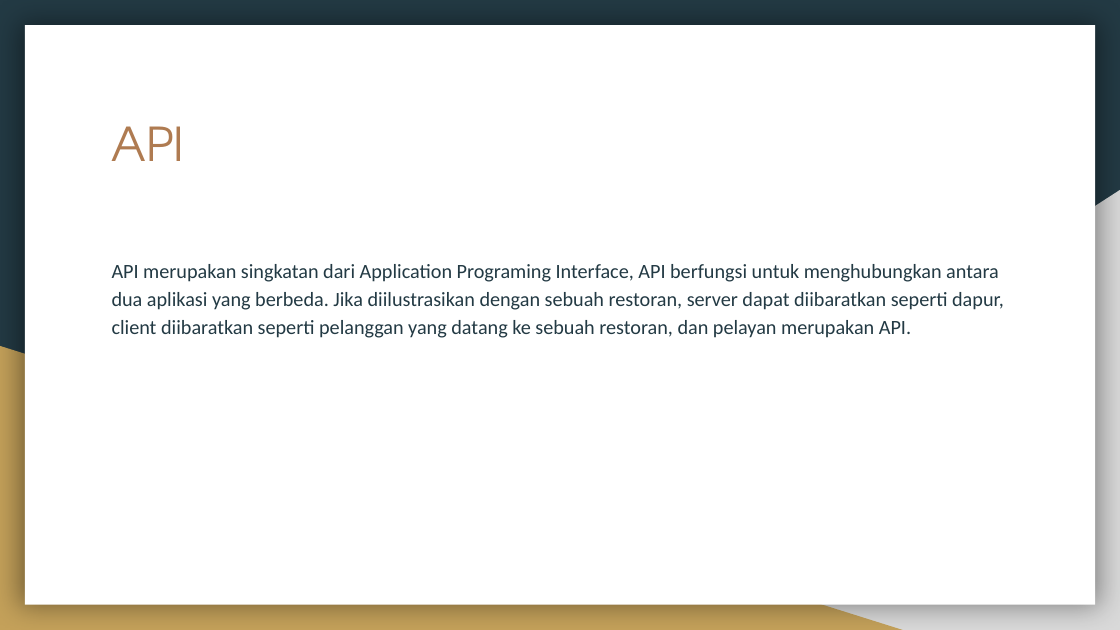
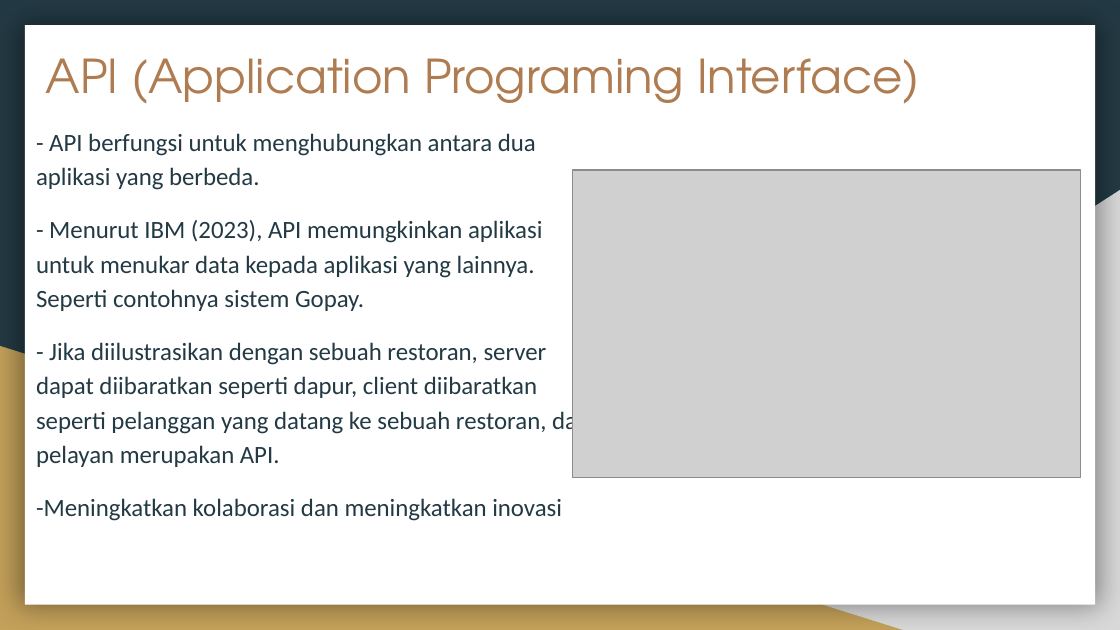
Before and after one commit to raihaneka50908/F_DSC2200908_08_Raihan_hate-speech_Platinum, a slide deck: slide 5 of Challenge Platinum_ Membuat API untuk Analisis Sentimen dan Laporan Analisis Data berdasarkan Sentimen.pptx. Drawn at 1120x630 pixels with LibreOffice and Linux fonts; fonts in the diff are those of the drawing; grey boxes stand for pictures. Boxes give left, top, right and bottom in pixels: in the first picture for what was removed or moved away, otherwise in the second. Text is boxed around its words. In the diff, an @@ line names an element or a change of style, - is before the commit and + after.

Commit message:
Update Challenge Platinum_ Membuat API untuk Analisis Sentimen dan Laporan Analisis Data berdasarkan Sentimen.pptx
finallll

```diff
--- a/Challenge Platinum_ Membuat API untuk Analisis Sentimen dan Laporan Analisis Data berdasarkan Sentimen.pptx
+++ b/Challenge Platinum_ Membuat API untuk Analisis Sentimen dan Laporan Analisis Data berdasarkan Sentimen.pptx
@@ title at (46,58,920,103): text changed @@
-API
+API (Application Programing Interface)
@@ text at (36,133,590,521): text changed; size 13 to 16 pt @@
-API merupakan singkatan dari Application Programing Interface, API berfungsi untuk menghubungkan antara dua aplikasi yang berbeda. Jika diilustrasikan dengan sebuah restoran, server dapat diibaratkan seperti dapur, client diibaratkan seperti pelanggan yang datang ke sebuah restoran, dan pelayan merupakan API.
+- API berfungsi untuk menghubungkan antara dua aplikasi yang berbeda.
+- Menurut IBM (2023), API memungkinkan aplikasi untuk menukar data kepada aplikasi yang lainnya. Seperti contohnya sistem Gopay.
+- Jika diilustrasikan dengan sebuah restoran, server dapat diibaratkan seperti dapur, client diibaratkan seperti pelanggan yang datang ke sebuah restoran, dan pelayan merupakan API.
+-Meningkatkan kolaborasi dan meningkatkan inovasi
@@ picture added at (572,170,1081,478) @@
```
Also in this commit, not shown: 2 other slides changed.
